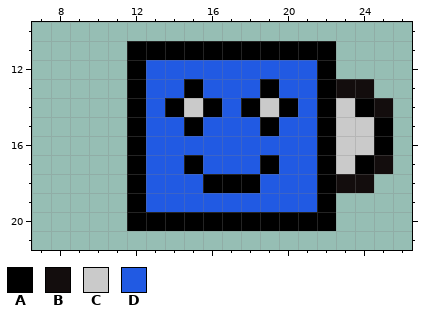
Edited in one commit: pixel-art sprite (Untitled Video Game/images/PC.png). The picture above is the old version.
The file is 320x320 pixels, drawn in blocks of 10x10; one block is one cell here. Shown: x 7..26, y 10..21.
Palette (. is transparent): A #000000  B #130d0d  C #cacaca  D #215ae3
Pixels before, first column x 12:
11 AAAAAAAAAAA...
12 ADDDDDDDDDA...
13 ADDADDDADDABB.
14 ADACADACADACAB
15 ADDADDDADDACCA
16 ADDDDDDDDDACCA
17 ADDADDDADDACAB
18 ADDDAAADDDABB.
19 ADDDDDDDDDA...
20 AAAAAAAAAAA...
Once edited:
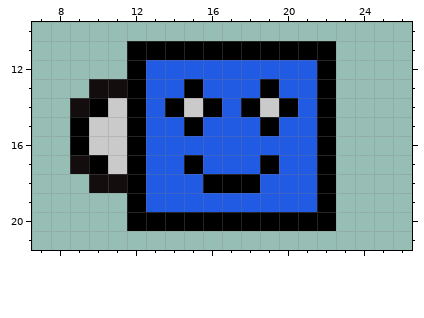
The edit:
y 13: x 10..11 .. -> BB; x 23..24 BB -> ..
y 14: x 9..11 ... -> BAC; x 23..25 CAB -> ...
y 15..16: x 9..11 ... -> ACC; x 23..25 CCA -> ...
y 17: x 9..11 ... -> BAC; x 23..25 CAB -> ...
y 18: x 10..11 .. -> BB; x 23..24 BB -> ..
Boxes around the changes in both pictures, in picture pixels (x1, y1, x2, y2):
added: (70, 79, 127, 193)
erased: (336, 79, 393, 193)
